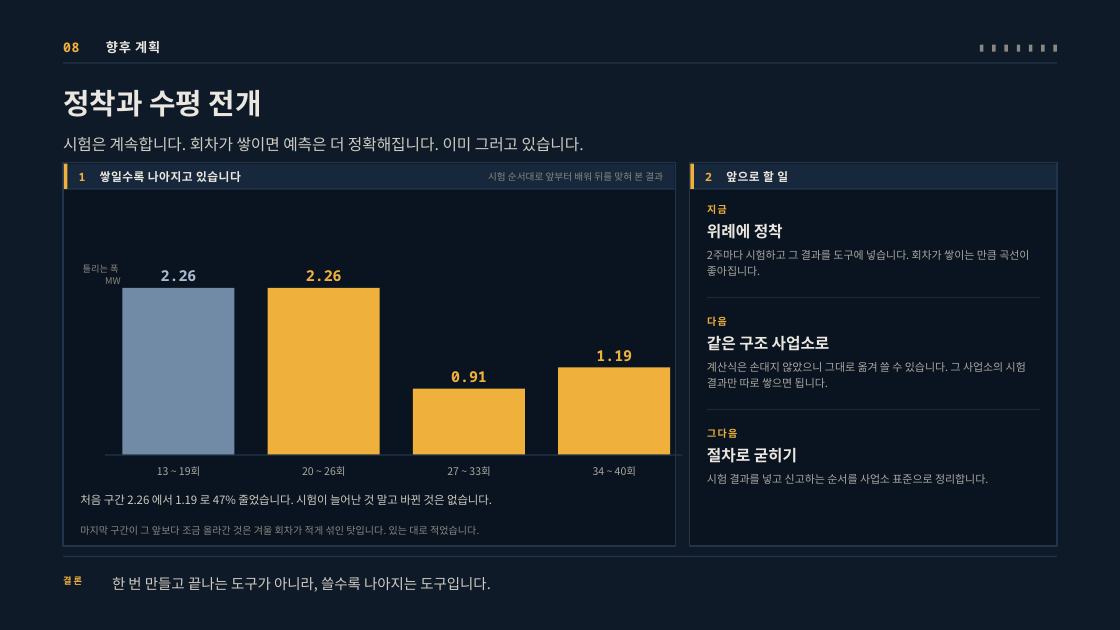
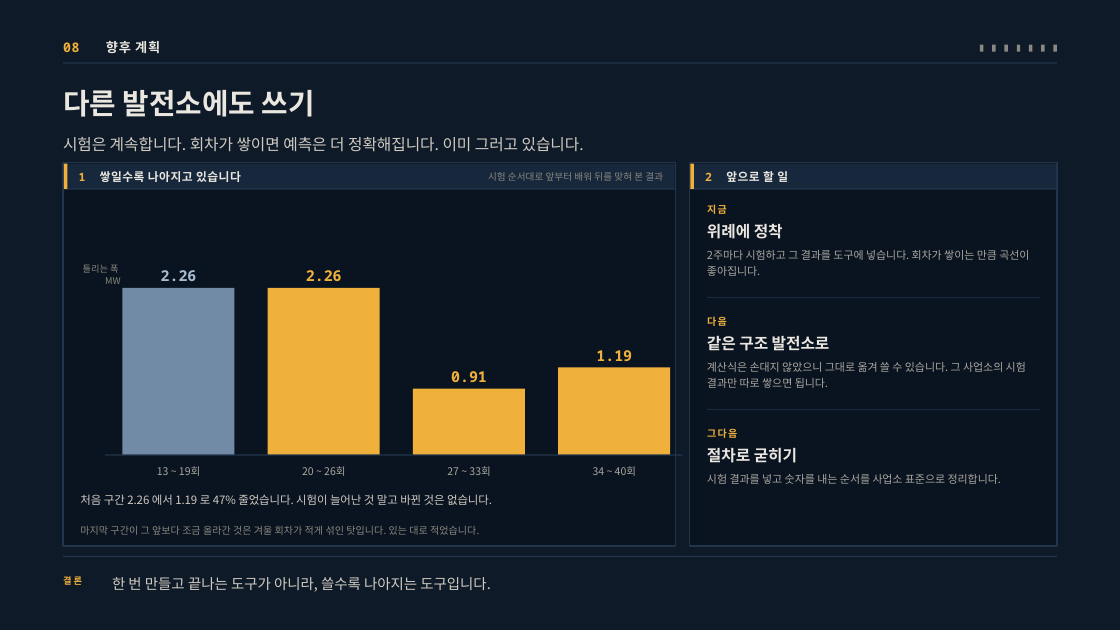
Before and after one commit to jooh-ai/Narae-AI, a slide deck: slide 11 of docs/ppt/위례_공급가능용량_최종발표_v3.pptx (slide 10 before the commit). Drawn at 1120x630 pixels with LibreOffice and Linux fonts; fonts in the diff are those of the drawing. Boxes give left, top, right and bottom in pixels: in the first picture for what was removed or moved away, otherwise in the second. Text is boxed around its words. In the diff, an @@ line names an element or a change of style, - is before the commit and + after.

```diff
--- a/docs/ppt/위례_공급가능용량_최종발표_v3.pptx
+++ b/docs/ppt/위례_공급가능용량_최종발표_v3.pptx
@@ text at [63, 90, 315, 117]: text changed @@
-정착과 수평 전개
+다른 발전소에도 쓰기
@@ text at [707, 335, 830, 351]: text changed @@
-같은 구조 사업소로
+같은 구조 발전소로
@@ text at [707, 474, 1001, 484]: text changed @@
-시험 결과를 넣고 신고하는 순서를 사업소 표준으로 정리합니다.
+시험 결과를 넣고 숫자를 내는 순서를 사업소 표준으로 정리합니다.
```
Also in this commit, not shown: 8 other slides changed, 1 slide added, 16 other files.
